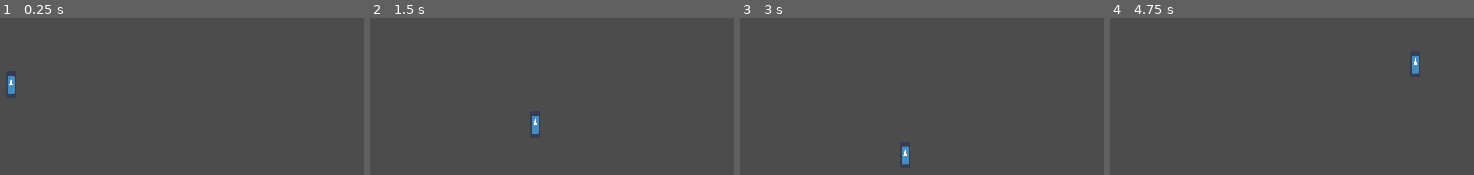
Above: before the commit, frames 1-4 (left to right).
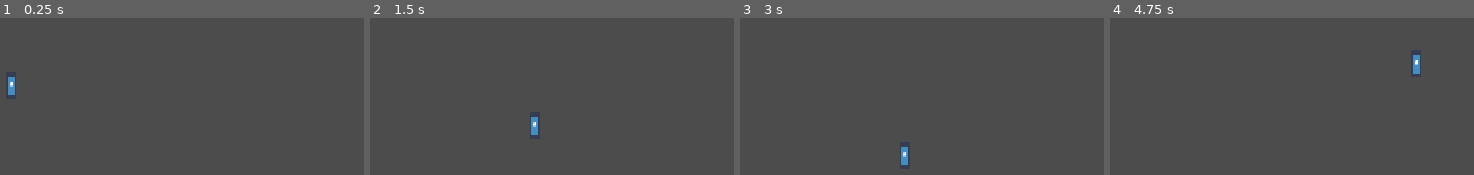
Above: after the commit, the same moments.

Repository: UHSGDC/Photographers-Hike
Game: Godot game, scene res://Scenes/Testing.tscn
Two runs of this game, one before a commit and one after it. Both use one fixed random seed, a clock stepped at 60 frames per second and the inputs below. The engine's default icon, where the game draws it, is replaced by a stand-in: a white triangle on a blue panel in a dark square.
Inputs:
- Up to frame 1 (0.25 s): no input
- Up to frame 2 (1.5 s): hold D (right) from 0.53 s (still down); tap Space (jump) at 0.77 s
- Up to frame 3 (3 s): tap Space (jump) at 1.52 s; release D (right) at 2.03 s; hold A (left) 2.03-2.78 s; hold D (right) from 2.78 s (still down)
- Up to frame 4 (4.75 s): tap Space (jump) at 3.02, 3.77, 4.52 s; release D (right) at 4.28 s; hold A (left) from 4.28 s (still down)

The runs differ from the first frame. In frame 1, less than 0.1% of the frame differs, in the area x 2-5%, y 36-50%; in frame 2, 0.1%, in the area x 44-47%, y 62-75%; in frame 3, 0.1%; in frame 4, 0.1%.

Commit message:
Modified display settings

Diff:
--- a/PhotographersHike/Scenes/Testing.tscn
+++ b/PhotographersHike/Scenes/Testing.tscn
@@ -174,7 +174,7 @@
 cell_size = Vector2( 16, 16 )
 format = 1
 
-[node name="Interactable" type="TileMap" parent="."]
+[node name="Level" type="TileMap" parent="."]
 tile_set = SubResource( 2 )
 cell_size = Vector2( 16, 16 )
 format = 1
--- a/PhotographersHike/project.godot
+++ b/PhotographersHike/project.godot
@@ -20,7 +20,7 @@
 window/size/height=288
 window/size/test_width=1440
 window/size/test_height=864
-window/stretch/mode="2d"
+window/stretch/mode="viewport"
 window/stretch/aspect="keep"
 
 [gui]
@@ -54,6 +54,7 @@
 [rendering]
 
 quality/driver/driver_name="GLES2"
+2d/snapping/use_gpu_pixel_snap=true
 vram_compression/import_etc=true
 vram_compression/import_etc2=false
 environment/default_environment="res://default_env.tres"
